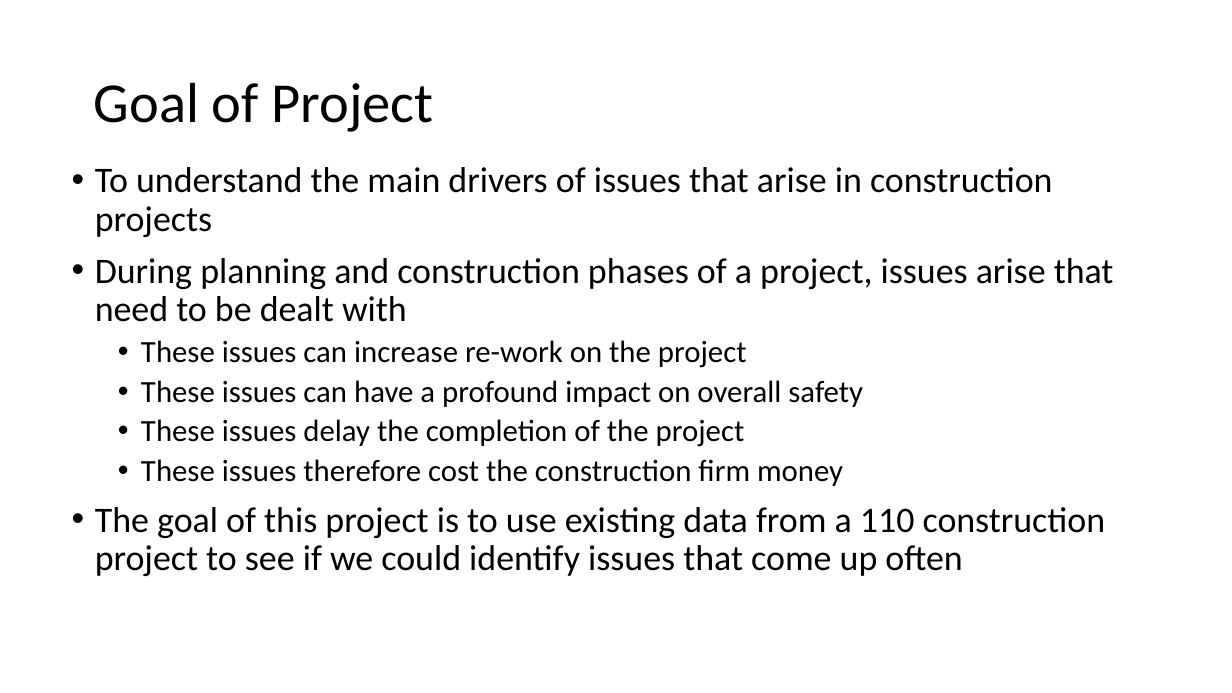
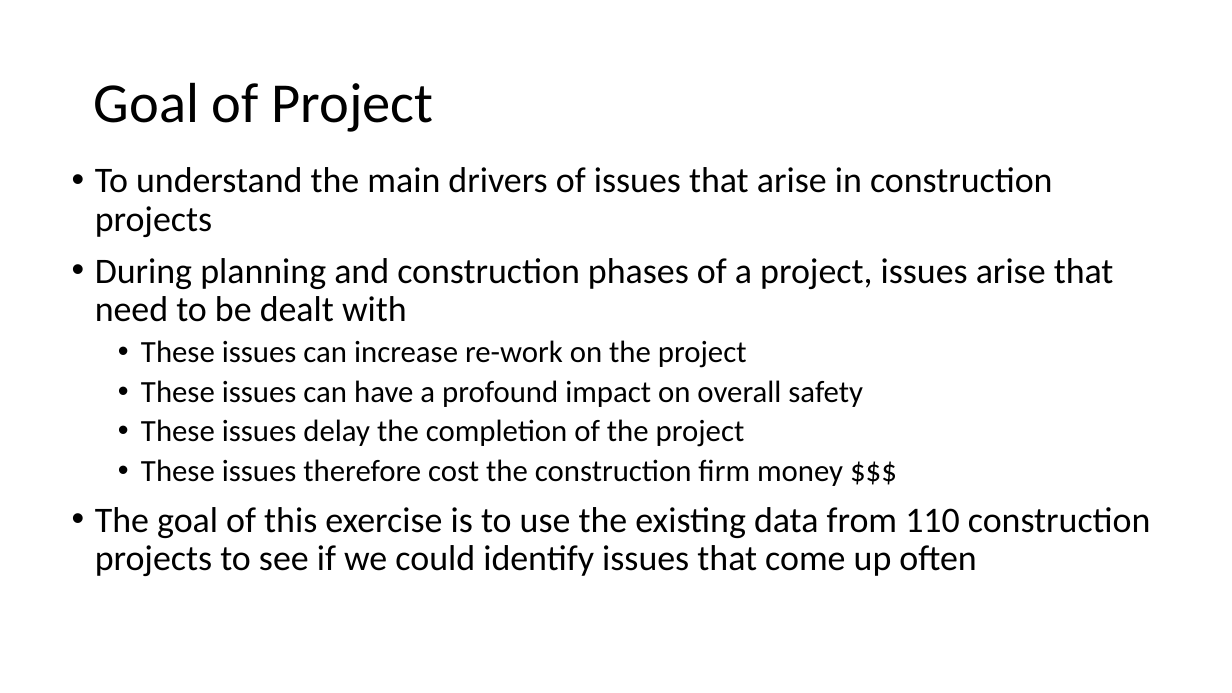
Before and after one commit to zigot1/PROJECT_03, a slide deck: slide 2 of powerpoint.pptx. Drawn at 1232x693 pixels with LibreOffice and Linux fonts; fonts in the diff are those of the drawing. Boxes give left, top, right and bottom in pixels: in the first picture for what was removed or moved away, otherwise in the second. Text is boxed around its words. In the diff, an @@ line names an element or a change of style, - is before the commit and + after.

```diff
--- a/powerpoint.pptx
+++ b/powerpoint.pptx
@@ text at <box>95,459,1151,576</box>: text changed @@
-  • These issues therefore cost the construction firm money
-• The goal of this project is to use existing data from a 110 construction project to see if we could identify issues that come up often
+  • These issues therefore cost the construction firm money $$$
+• The goal of this exercise is to use the existing data from 110 construction projects to see if we could identify issues that come up often
```
Also in this commit, not shown: 2 other slides changed, 1 slide added.
